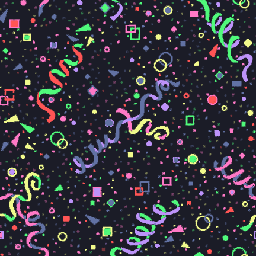
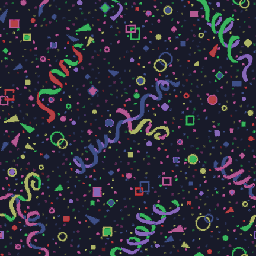
Layered file, before and after one edit (256px x 256px). Changes by layer:
added layer "Layer 9" (33%) above "Hue/Saturation 1" over [0,0,256,256]
